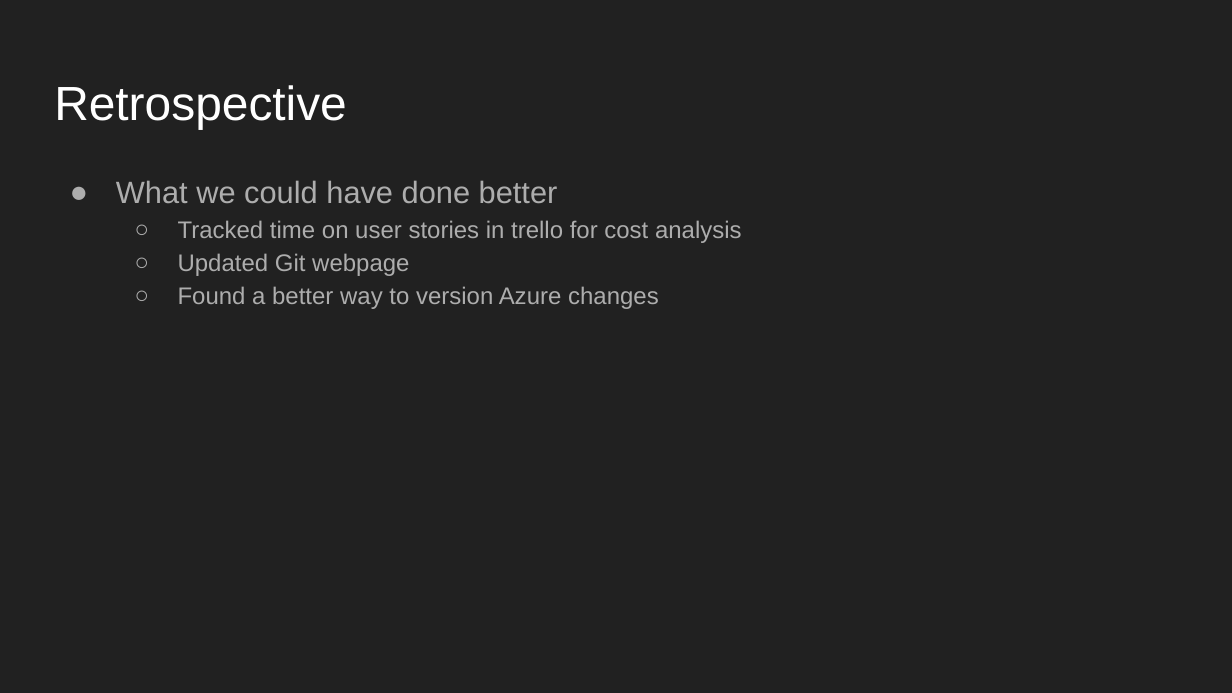
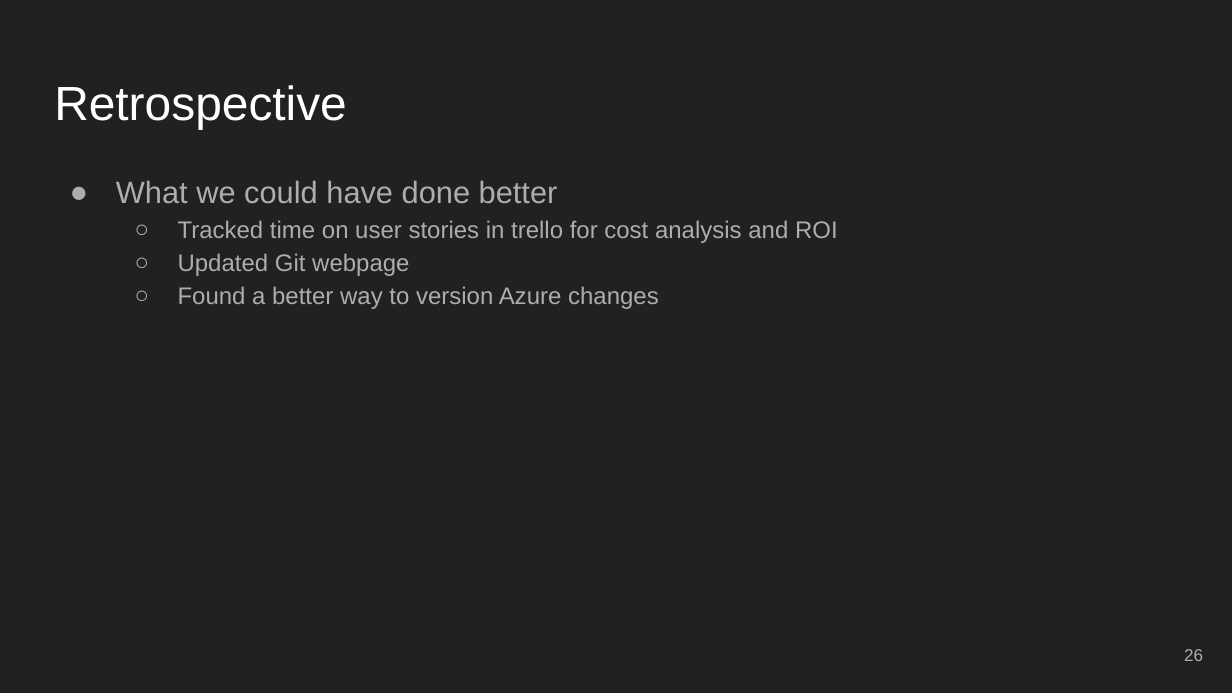
Before and after one commit to bwvidro/dsci644_team_d, a slide deck: slide 26 of Presentation/DSCI-644.pptx (slide 22 before the commit). Drawn at 1232x693 pixels with LibreOffice and Linux fonts; fonts in the diff are those of the drawing. Boxes give left, top, right and bottom in pixels: in the first picture for what was removed or moved away, otherwise in the second. Text is boxed around its words. In the diff, an @@ line names an element or a change of style, - is before the commit and + after.

```diff
--- a/Presentation/DSCI-644.pptx
+++ b/Presentation/DSCI-644.pptx
@@ text at (x1=178, y1=220, x2=838, y2=243): text changed @@
-  ○ Tracked time on user stories in trello for cost analysis
+  ○ Tracked time on user stories in trello for cost analysis and ROI
@@ page number added at (x1=1184, y1=649, x2=1203, y2=661), 10 pt, text #ADADAD @@
+26
```
Also in this commit, not shown: 29 other slides changed, 4 slides added, 1 slide removed.
